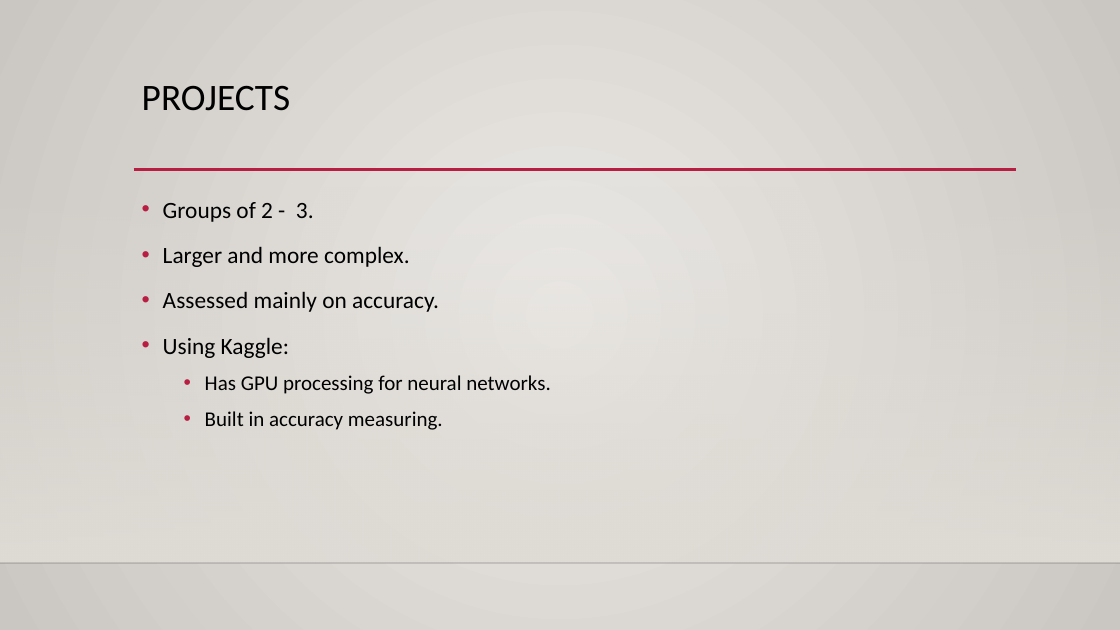
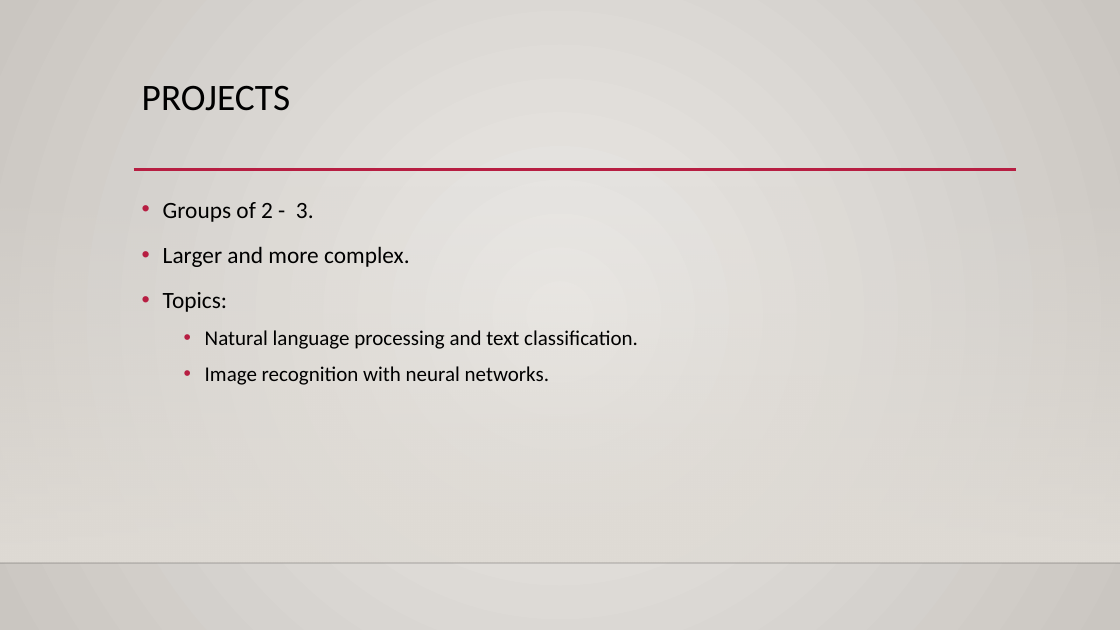
Before and after one commit to glennybarnes/Intro_to_Machine_Learning_Students, a slide deck: slide 8 of reference_content/Slides/Intro.pptx (slide 7 before the commit). Drawn at 1120x630 pixels with LibreOffice and Linux fonts; fonts in the diff are those of the drawing; background and template pictures are left out. Boxes give left, top, right and bottom in pixels: in the first picture for what was removed or moved away, otherwise in the second. Text is boxed around its words. In the diff, an @@ line names an element or a change of style, - is before the commit and + after.

```diff
--- a/reference_content/Slides/Intro.pptx
+++ b/reference_content/Slides/Intro.pptx
@@ text at (x1=163, y1=292, x2=638, y2=385): text changed @@
-• Assessed mainly on accuracy.
-• Using Kaggle:
-  • Has GPU processing for neural networks.
-  • Built in accuracy measuring.
+• Topics:
+  • Natural language processing and text classification.
+  • Image recognition with neural networks.
```
Also in this commit, not shown: 5 other slides changed, 21 slides added, 3 other files.
